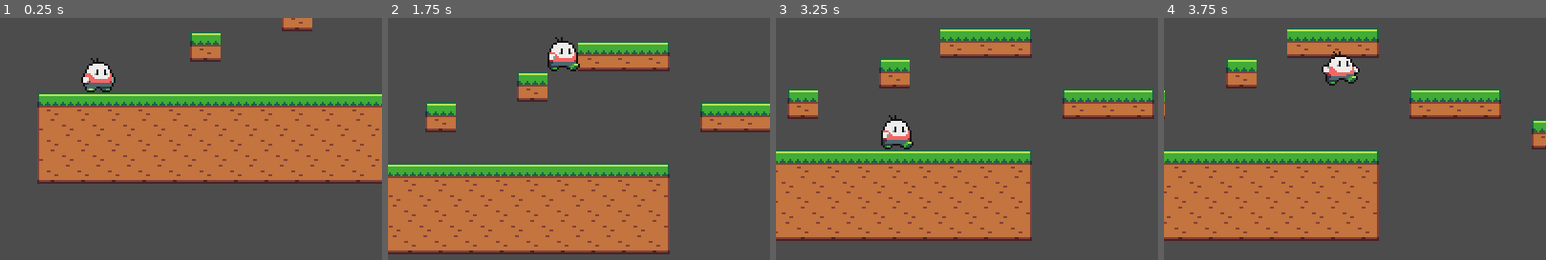
Above: before the commit, frames 1-4 (left to right).
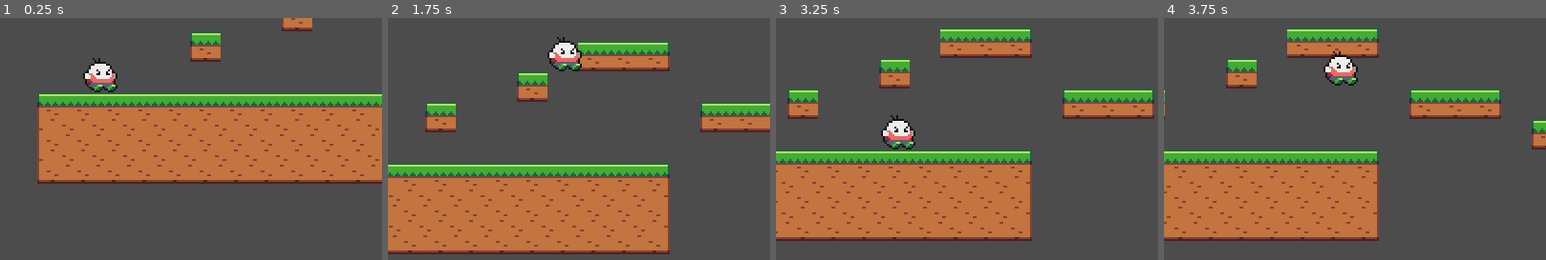
Above: after the commit, the same moments.

Repository: alan1tavares/lab-godot
Game: Godot game, scene res://Main.tscn
The game is run twice, just before and just after one commit, with the same random seed, the same clock (stepped at 60 frames per second) and the same inputs.
Inputs:
- Up to frame 1 (0.25 s): no input
- Up to frame 2 (1.75 s): tap Enter at 0.5 s; hold Up (ui_up) 0.53-1.28 s; hold Right (ui_right) from 0.53 s (still down); tap Up (ui_up) at 1.35, 1.52 s
- Up to frame 3 (3.25 s): tap Up (ui_up) at 1.82, 2.85, 3.02 s; release Right (ui_right) at 2.03 s; hold Left (ui_left) 2.03-2.78 s; hold Up (ui_up) 2.03-2.78 s; hold Right (ui_right) from 2.78 s (still down)
- Up to frame 4 (3.75 s): keep holding Right (ui_right); tap Up (ui_up) at 3.32 s; hold Up (ui_up) from 3.53 s (still down)
The pictures show only the part of the screen within x 37-87%, y 50-100%; the shares and areas given below are measured in that part.

The runs differ from the first frame. In frame 1, 0.5% of the frame differs, in the area x 21-31%, y 16-31%; in frame 2, 0.5%; in frame 3, 0.5%; in frame 4, 0.4%.

Commit message:
Tentei usar a mesma lógica de pulo do jogo que vem como exemplo, mas não deu muito certo. Provavelmente eu entendi errado o script do jogo de exemplo

Diff:
--- a/Simple 2d/Player.gd
+++ b/Simple 2d/Player.gd
@@ -33,11 +33,13 @@
 		motion.x = 0
 		anim = "idle"
 
-	if is_on_floor():
-		if Input.is_action_pressed("ui_up"):
-			motion.y = JUMP_HEIGHT
+	if is_on_floor() and Input.is_action_pressed("ui_up"):
+		motion.y = JUMP_HEIGHT
 	else:
-		anim = "jump"
+		if motion.y < 0:
+			anim = "jump"
+		else:
+			anim = "falling"
 
 	$AnimatedSprite.play(anim)
 	motion = move_and_slide(motion, UP)
--- a/Simple 2d/Player.tscn
+++ b/Simple 2d/Player.tscn
@@ -2,9 +2,9 @@
 
 [ext_resource path="res://Player.gd" type="Script" id=1]
 [ext_resource path="res://assets/walk_1.png" type="Texture" id=2]
-[ext_resource path="res://assets/jump_1.png" type="Texture" id=3]
-[ext_resource path="res://assets/jump_2.png" type="Texture" id=4]
-[ext_resource path="res://assets/jump_3.png" type="Texture" id=5]
+[ext_resource path="res://assets/jump_3.png" type="Texture" id=3]
+[ext_resource path="res://assets/jump_1.png" type="Texture" id=4]
+[ext_resource path="res://assets/jump_2.png" type="Texture" id=5]
 [ext_resource path="res://assets/walk_2.png" type="Texture" id=6]
 [ext_resource path="res://assets/walk_3.png" type="Texture" id=7]
 
@@ -16,7 +16,12 @@
 "name": "idle",
 "speed": 5.0
 }, {
-"frames": [ ExtResource( 3 ), ExtResource( 4 ), ExtResource( 5 ) ],
+"frames": [ ExtResource( 3 ) ],
+"loop": true,
+"name": "falling",
+"speed": 5.0
+}, {
+"frames": [ ExtResource( 4 ), ExtResource( 5 ) ],
 "loop": true,
 "name": "jump",
 "speed": 5.0
